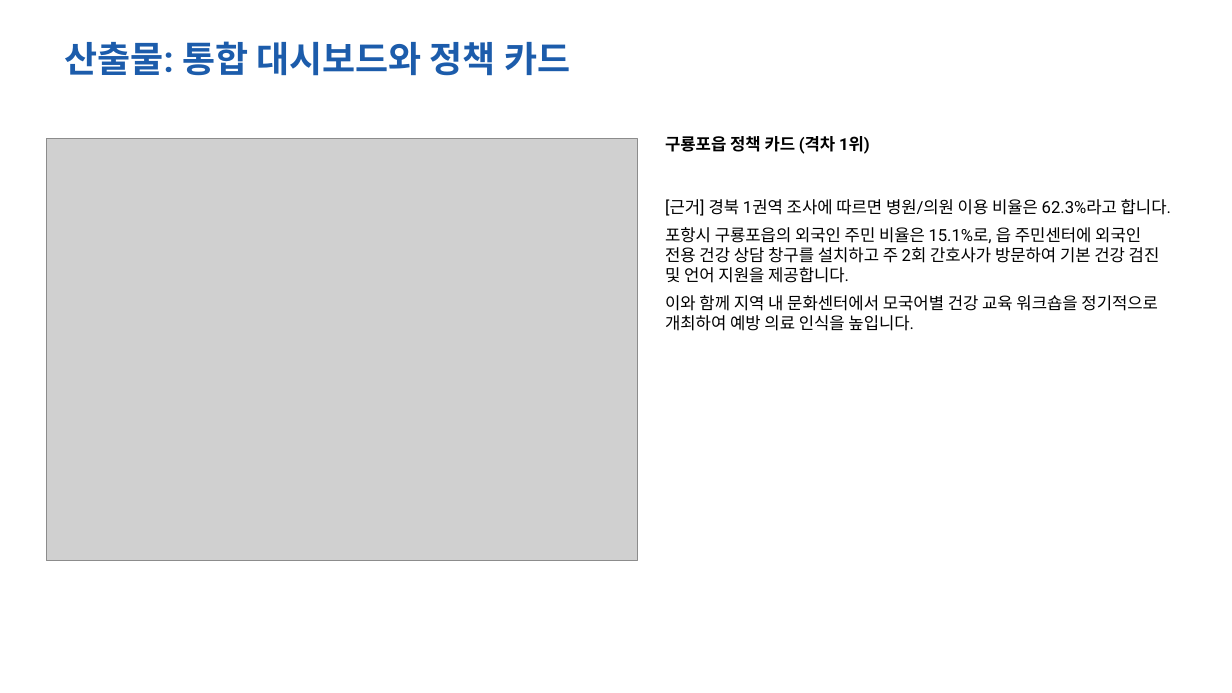
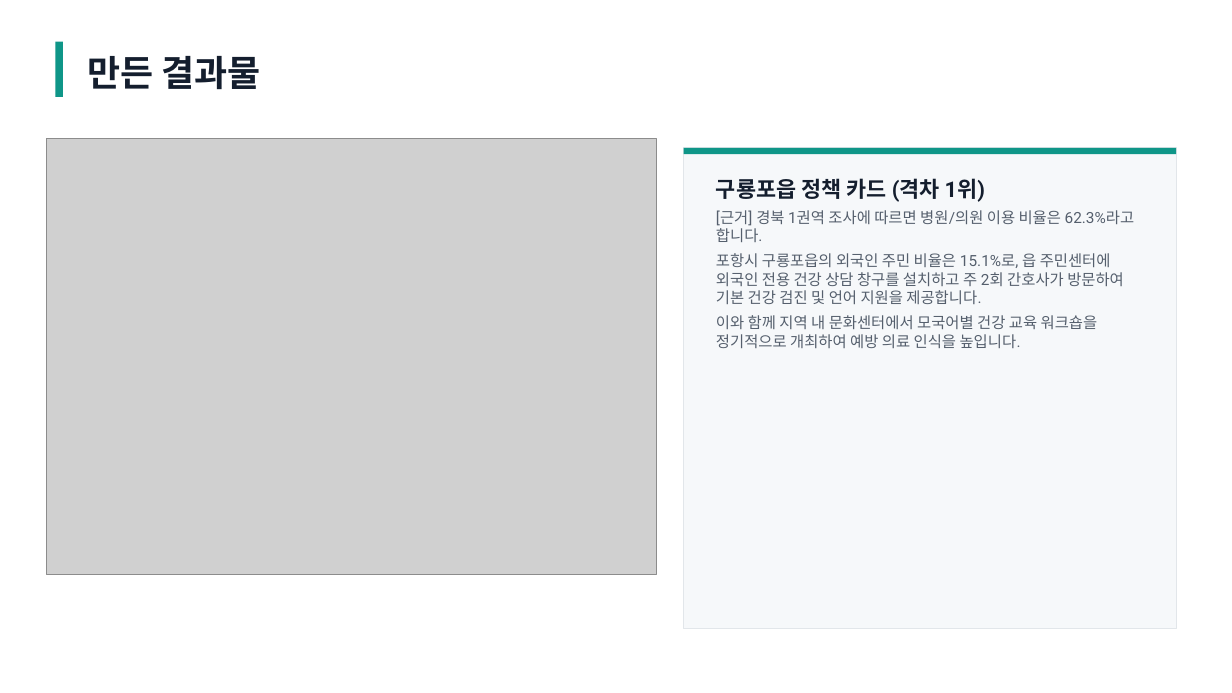
Before and after one commit to yechan-7942/2026_SW_festival, a slide deck: slide 7 of outputs/presentation_revised.pptx (slide 6 before the commit). Drawn at 1232x693 pixels with LibreOffice and Linux fonts; fonts in the diff are those of the drawing; grey boxes stand for pictures. Boxes give left, top, right and bottom in pixels: in the first picture for what was removed or moved away, otherwise in the second. Text is boxed around its words. In the diff, an @@ line names an element or a change of style, - is before the commit and + after.

Commit message:
발표자료 재구성 — 원본 디자인에 맞춘 카드형 레이아웃, 검증 슬라이드 추가
글머리표 위주 슬라이드를 원본 PDF의 청록 카드형으로 바꾸고 문구를 발표 말투로 정리. 결과 차트를 PowerPoint 차트로 넣고, 가중치·접근성 지표·도로 거리 비교 슬라이드를 추가. 수치는 parquet과 검증 함수에서 계산.

```diff
--- a/outputs/presentation_revised.pptx
+++ b/outputs/presentation_revised.pptx
@@ rectangle added at (55,42,63,97), fill #0F9688 @@
@@ text removed at (64,41,570,76) @@
-산출물: 통합 대시보드와 정책 카드
@@ text added at (88,56,261,89), 28 pt, text #141E2E, bold @@
+만든 결과물
@@ picture: place and size @@
-picture at (46,139,638,561)
+picture at (46,139,656,574)
@@ rectangle added at (684,148,1177,628), fill #F6F8FA, outline #E2E6EA 0.75 pt @@
@@ rectangle added at (684,148,1177,154), fill #0F9688 @@
@@ text "구룡포읍 정책 카드 (격차 1위)": place and size @@
-text "구룡포읍 정책 카드 (격차 1위)" at (665,136,1171,331)
+text "구룡포읍 정책 카드 (격차 1위)" at (716,178,1135,348)
@@ text "구룡포읍 정책 카드 (격차 1위)" at (716,178,1135,348): size 13 to 17 pt, text colour #000000 to #141E2E in "구룡포읍 정책 카드 (격차 1위)"; size 13 to 12 pt, text colour #000000 to #555F6D; less space between paragraphs @@
```
Also in this commit, not shown: 1 other slide changed, 6 slides added, 5 slides removed, 1 other file.
